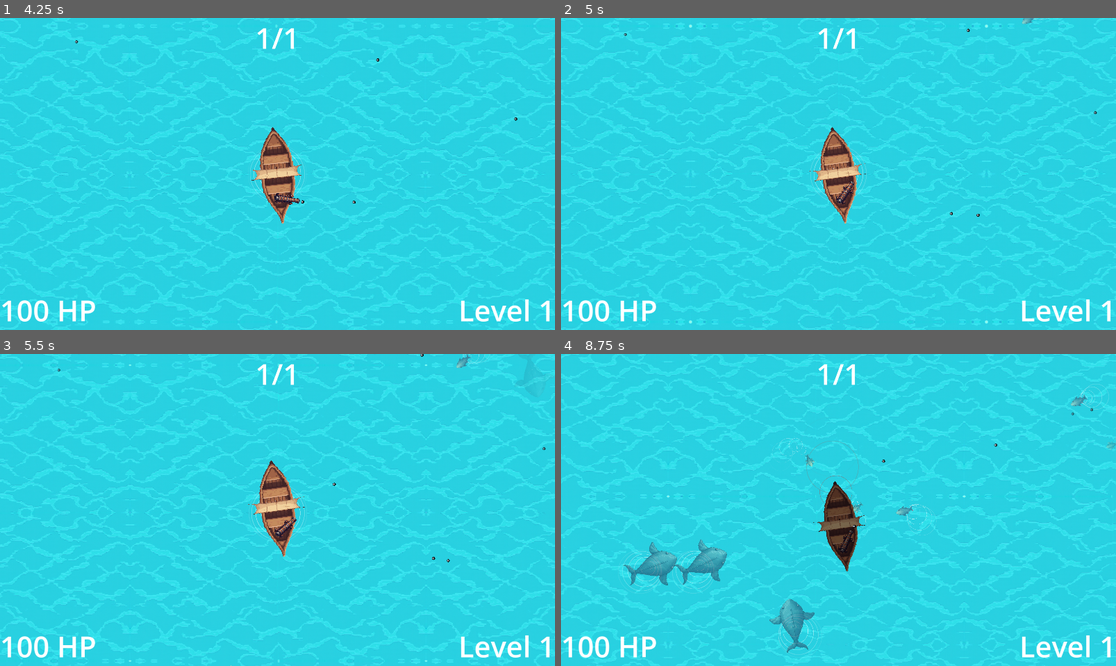
Above: before the commit, frames 1-4 (two rows, left to right).
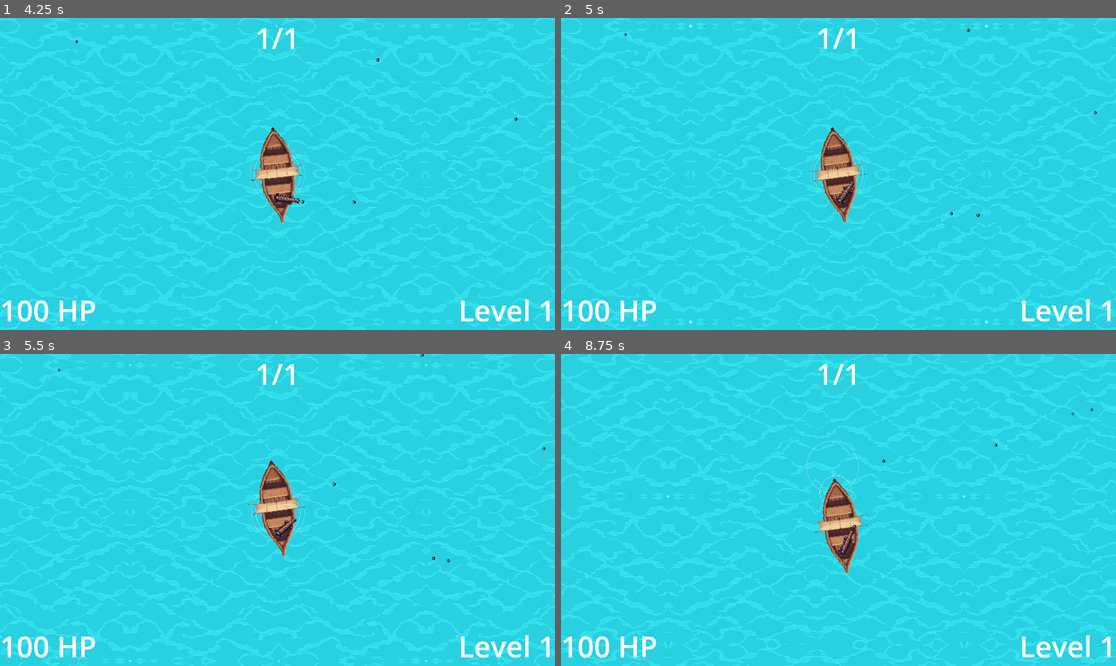
Above: after the commit, the same moments.

Repository: HephaistosForge/OceanDreamer
Game: Godot game, scene res://levels/main.tscn
Two runs of this game, one before a commit and one after it. Both use one fixed random seed, a clock stepped at 60 frames per second and the inputs below. Sound files missing from this copy of the repository are replaced by a short silence.
Inputs (mouse positions are in pixels of both pictures, inside the frame that each line leads up to):
- Up to frame 1 (4.25 s): move the mouse to (399, 158) at 0.52 s; hold D (turn_right) 0.53-1.25 s; hold Space (shoot) 0.53-1.25 s; click (399, 158) at 0.67 s; drag from (166, 189) to (210, 120) at 1.27 s; move the mouse to (333, 105) at 2.02 s; hold D (turn_right) 2.03-2.75 s; hold Space (shoot) 2.03-2.75 s; drag from (249, 236) to (449, 139) at 2.77 s; move the mouse to (444, 220) at 3.52 s; hold A (turn_left) from 3.53 s (still down); hold Space (shoot) from 3.53 s (still down)
- Up to frame 2 (5 s): release A (turn_left) at 4.25 s; release Space (shoot) at 4.25 s; drag from (672, 127) to (938, 58) at 4.27 s
- Up to frame 3 (5.5 s): move the mouse to (305, 510) at 5.02 s; hold S (backward) from 5.03 s (still down); hold Space (shoot) from 5.03 s (still down); click (305, 510) at 5.17 s
- Up to frame 4 (8.75 s): release S (backward) at 5.75 s; release Space (shoot) at 5.75 s; drag from (755, 432) to (1021, 569) at 5.77 s; move the mouse to (960, 494) at 6.52 s; hold W (forward) 6.53-7.25 s; hold Space (shoot) 6.53-7.25 s; drag from (727, 525) to (977, 391) at 7.27 s; move the mouse to (894, 441) at 8.02 s; hold S (backward) from 8.03 s (still down); hold Space (shoot) from 8.03 s (still down)

Frame 1 is identical in both runs. In frame 2, less than 0.1% of the frame differs, in the area x 83-88%, y 0-3%; in frame 3, less than 0.1%; in frame 4, 3.4%, in the area x 11-100%, y 9-97%.
Error after the commit: Invalid call. Nonexistent function 'instantiate' in base 'Nil'. (res://entities/enemies/spawner.gd:27)

Commit message:
Add boss

Diff:
--- /dev/null
+++ b/entities/enemies/boss/boss.tscn
@@ -0,0 +1,24 @@
+[gd_scene load_steps=5 format=3 uid="uid://34j7k2pwvvtg"]
+
+[ext_resource type="PackedScene" uid="uid://tjhu343tjkvw" path="res://entities/enemies/monster.tscn" id="1_2rhcy"]
+[ext_resource type="Texture2D" uid="uid://4by14as6nrop" path="res://entities/enemies/boss/boss.png" id="2_qffa2"]
+[ext_resource type="PackedScene" uid="uid://c4x06yi0ho4mc" path="res://entities/enemies/spawner.tscn" id="3_5gmoh"]
+[ext_resource type="PackedScene" uid="uid://pnved6uqqkab" path="res://entities/enemies/small/small.tscn" id="4_i7gy8"]
+
+[node name="Monster" instance=ExtResource("1_2rhcy")]
+max_hp = 100
+
+[node name="Sprite2D" parent="." index="0"]
+modulate = Color(1, 1, 1, 0.478431)
+scale = Vector2(5, 5)
+texture = ExtResource("2_qffa2")
+
+[node name="CollisionShape2D" parent="." index="1"]
+position = Vector2(-539, 63)
+scale = Vector2(5, 5)
+
+[node name="Spawner" parent="." index="2" instance=ExtResource("3_5gmoh")]
+spawn_delay = 3.0
+monsters = Array[PackedScene]([ExtResource("4_i7gy8")])
+distance = 200
+amount = 5
--- a/entities/enemies/spawner.gd
+++ b/entities/enemies/spawner.gd
@@ -3,6 +3,9 @@
 @export var spawn_delay: float = 0.6
 @export var monsters: Array[PackedScene] = []
 @export var distance: int = 2000
+@export var amount: int = 1
+@export var spawn_only_once: bool = false
+
 var allow_spawning = true
 
 func _ready():
@@ -19,11 +22,16 @@
 func _spawn_enemy():
 	if not allow_spawning: return
 	var angle = randf_range(0, TAU)
-	var monster = monsters.pick_random().instantiate()
-	get_tree().root.add_child(monster)
-	monster.global_position = global_position + Vector2(cos(angle), sin(angle)) * distance
-	monster.global_rotation = randf_range(0, TAU)
 
-	var level_manager = get_tree().get_first_node_in_group("level_manager")
-	if level_manager:
-		monster.death.connect(level_manager._on_monster_death)
+	for i in amount:
+		var monster = monsters.pick_random().instantiate()
+		get_tree().root.add_child(monster)
+		monster.global_position = global_position + Vector2(cos(angle), sin(angle)) * distance
+		monster.global_rotation = randf_range(0, TAU)
+
+		var level_manager = get_tree().get_first_node_in_group("level_manager")
+		if level_manager:
+			monster.death.connect(level_manager._on_monster_death)
+
+	if spawn_only_once:
+		allow_spawning = false
--- a/entities/enemies/spawner.tscn
+++ b/entities/enemies/spawner.tscn
@@ -1,10 +1,6 @@
-[gd_scene load_steps=5 format=3 uid="uid://c4x06yi0ho4mc"]
+[gd_scene load_steps=2 format=3 uid="uid://c4x06yi0ho4mc"]
 
 [ext_resource type="Script" path="res://entities/enemies/spawner.gd" id="1_ic738"]
-[ext_resource type="PackedScene" uid="uid://pnved6uqqkab" path="res://entities/enemies/small/small.tscn" id="2_jgre2"]
-[ext_resource type="PackedScene" uid="uid://f2gh6350us55" path="res://entities/enemies/medium/medium.tscn" id="3_wcdvt"]
-[ext_resource type="PackedScene" uid="uid://b2iwlq8iuc8df" path="res://entities/enemies/large/large.tscn" id="4_hdqsq"]
 
 [node name="Spawner" type="Node2D"]
 script = ExtResource("1_ic738")
-monsters = Array[PackedScene]([ExtResource("2_jgre2"), ExtResource("3_wcdvt"), ExtResource("4_hdqsq")])
Binary file added: entities/enemies/boss/boss.png
Not shown, added: entities/enemies/boss/boss.png.import
